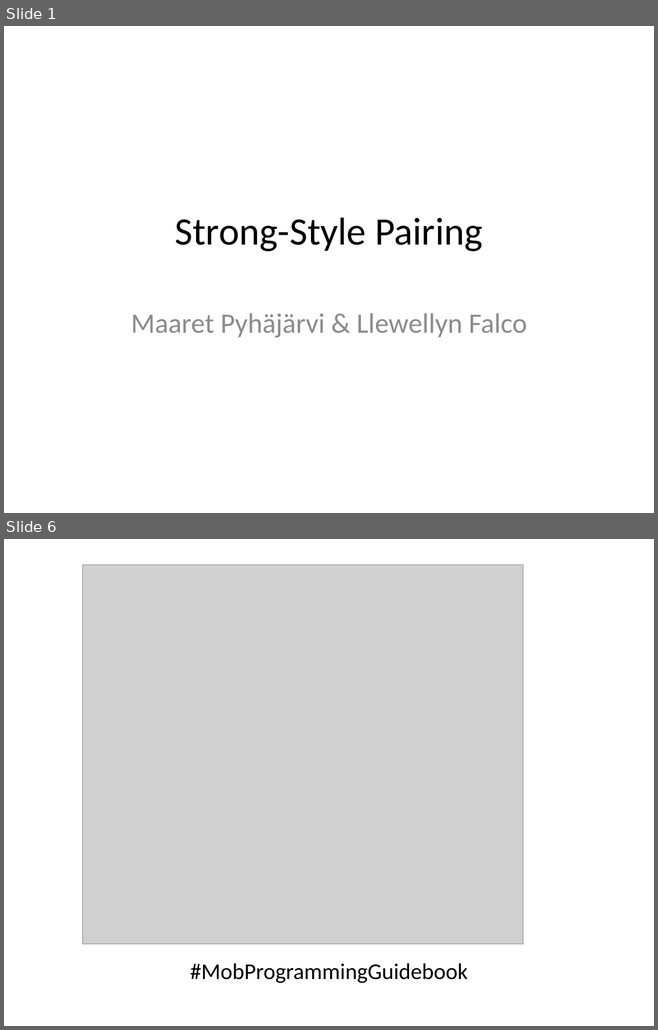
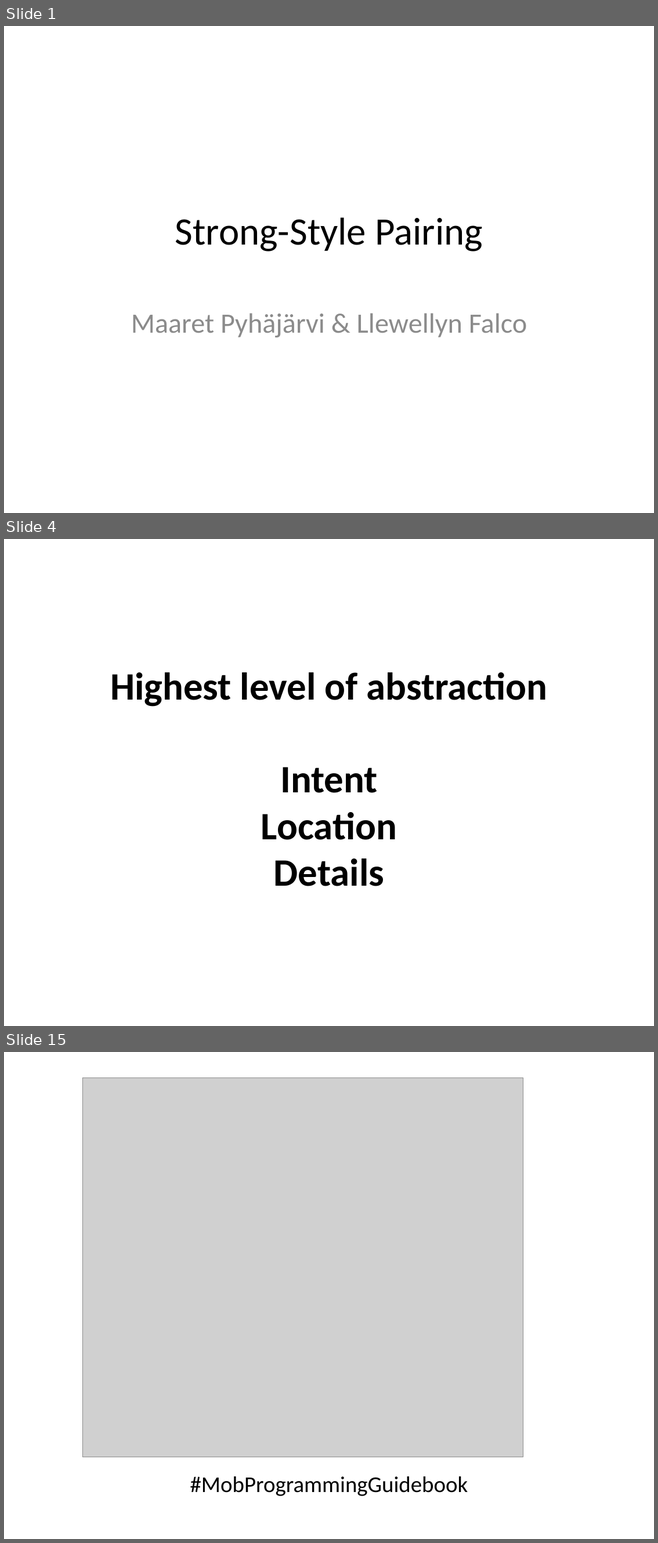
Before and after one commit to isidore/StrongStylePairingTalk, a slide deck: StrongStylePairing.pptx. Shown one above the other, each under a label of ours: slides 1 and 6 before the commit, slides 1, 4 and 15 after it; the slides between them are not shown. The pictures are 658x1030 and 658x1543 pixels, drawn with LibreOffice and Linux fonts; fonts in the diff are those of the drawing; grey boxes stand for pictures. Boxes give left, top, right and bottom in pixels: in the first picture for what was removed or moved away, otherwise in the second. Text is boxed around its words. In the diff, an @@ line names an element or a change of style, - is before the commit and + after.

```diff
--- a/StrongStylePairing.pptx
+++ b/StrongStylePairing.pptx
@@ slide 4 added at (4, 539, 654, 1026), background #FFFFFF @@
@@ title added at (110, 672, 547, 886), 43 pt, text #000000, bold @@
+Highest level of abstraction
+Intent
+Location
+Details
@@ what was slide 6 is now slide 15 @@
```
Also in this commit, not shown: 1 slide changed, 11 other slides added, 3 slides removed.
